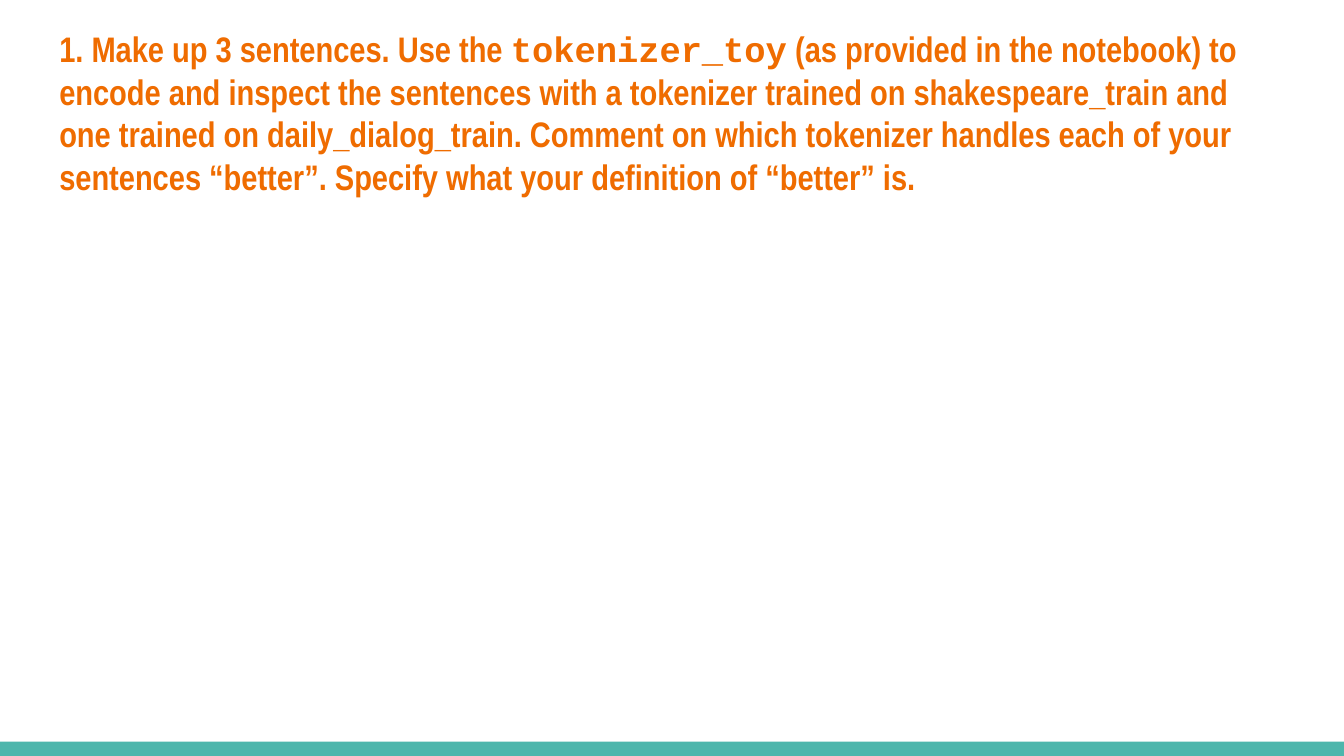
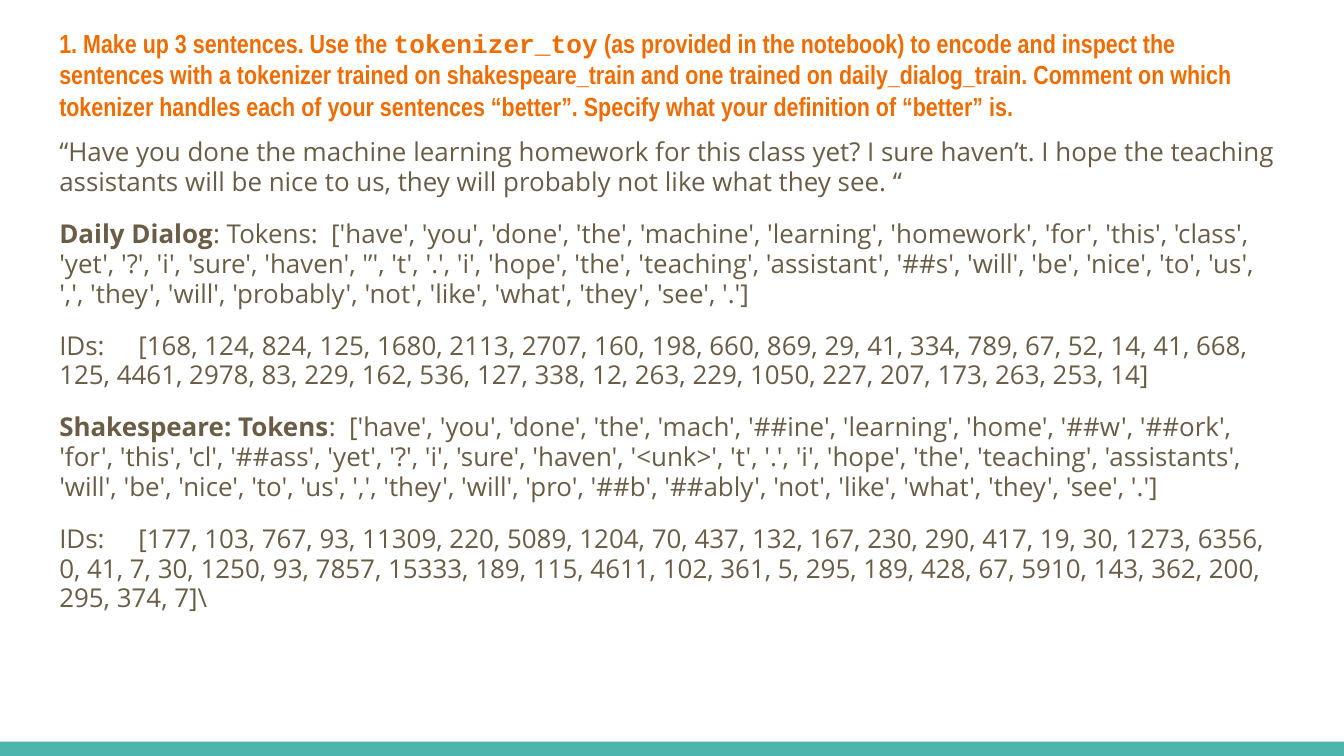
Before and after one commit to eding42/ece157b-hw1, a slide deck: slide 9 of Homework_1_Template.pptx. Drawn at 1344x756 pixels with LibreOffice and Linux fonts; fonts in the diff are those of the drawing. Boxes give left, top, right and bottom in pixels: in the first picture for what was removed or moved away, otherwise in the second. Text is boxed around its words. In the diff, an @@ line names an element or a change of style, - is before the commit and + after.

```diff
--- a/Homework_1_Template.pptx
+++ b/Homework_1_Template.pptx
@@ title "1. Make up 3 sentences. ..." at [59, 34, 1231, 121]: size 19 to 14 pt @@
@@ text added at [59, 141, 1274, 611], 13.9 pt, text #695D46 @@
+“Have you done the machine learning homework for this class yet? I sure haven’t. I hope the teaching assistants will be nice to us, they will probably not like what they see. “
+Daily Dialog: Tokens: ['have', 'you', 'done', 'the', 'machine', 'learning', 'homework', 'for', 'this', 'class', 'yet', '?', 'i', 'sure', 'haven', '’', 't', '.', 'i', 'hope', 'the', 'teaching', 'assistant', '##s', 'will', 'be', 'nice', 'to', 'us', ',', 'they', 'will', 'probably', 'not', 'like', 'what', 'they', 'see', '.']
+IDs: [168, 124, 824, 125, 1680, 2113, 2707, 160, 198, 660, 869, 29, 41, 334, 789, 67, 52, 14, 41, 668, 125, 4461, 2978, 83, 229, 162, 536, 127, 338, 12, 263, 229, 1050, 227, 207, 173, 263, 253, 14]
+Shakespeare: Tokens: ['have', 'you', 'done', 'the', 'mach', '##ine', 'learning', 'home', '##w', '##ork', 'for', 'this', 'cl', '##ass', 'yet', '?', 'i', 'sure', 'haven', '<unk>', 't', '.', 'i', 'hope', 'the', 'teaching', 'assistants', 'will', 'be', 'nice', 'to', 'us', ',', 'they', 'will', 'pro', '##b', '##ably', 'not', 'like', 'what', 'they', 'see', '.']
+IDs: [177, 103, 767, 93, 11309, 220, 5089, 1204, 70, 437, 132, 167, 230, 290, 417, 19, 30, 1273, 6356, 0, 41, 7, 30, 1250, 93, 7857, 15333, 189, 115, 4611, 102, 361, 5, 295, 189, 428, 67, 5910, 143, 362, 200, 295, 374, 7]\
```
Also in this commit, not shown: 2 other files.
